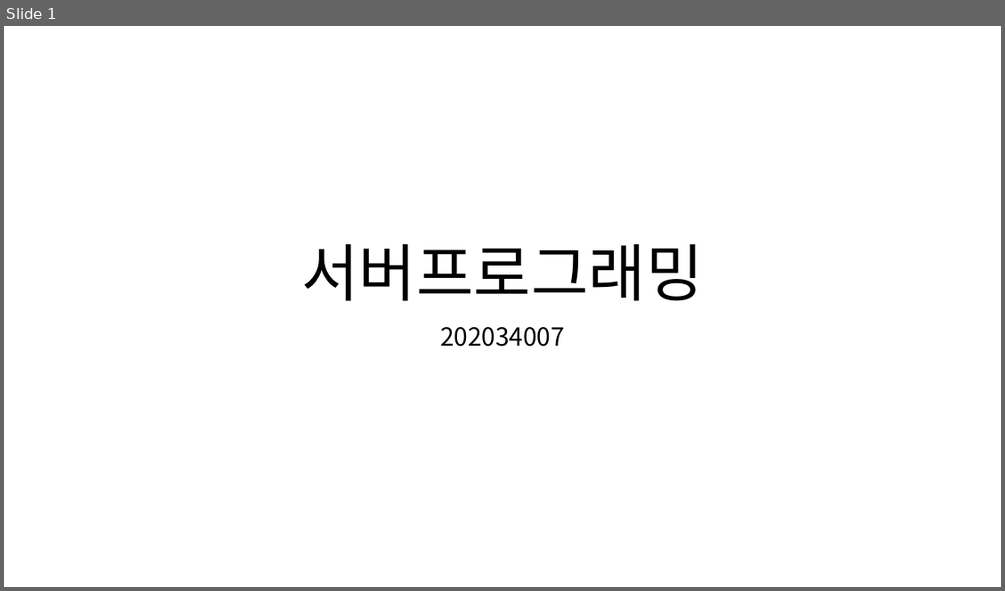
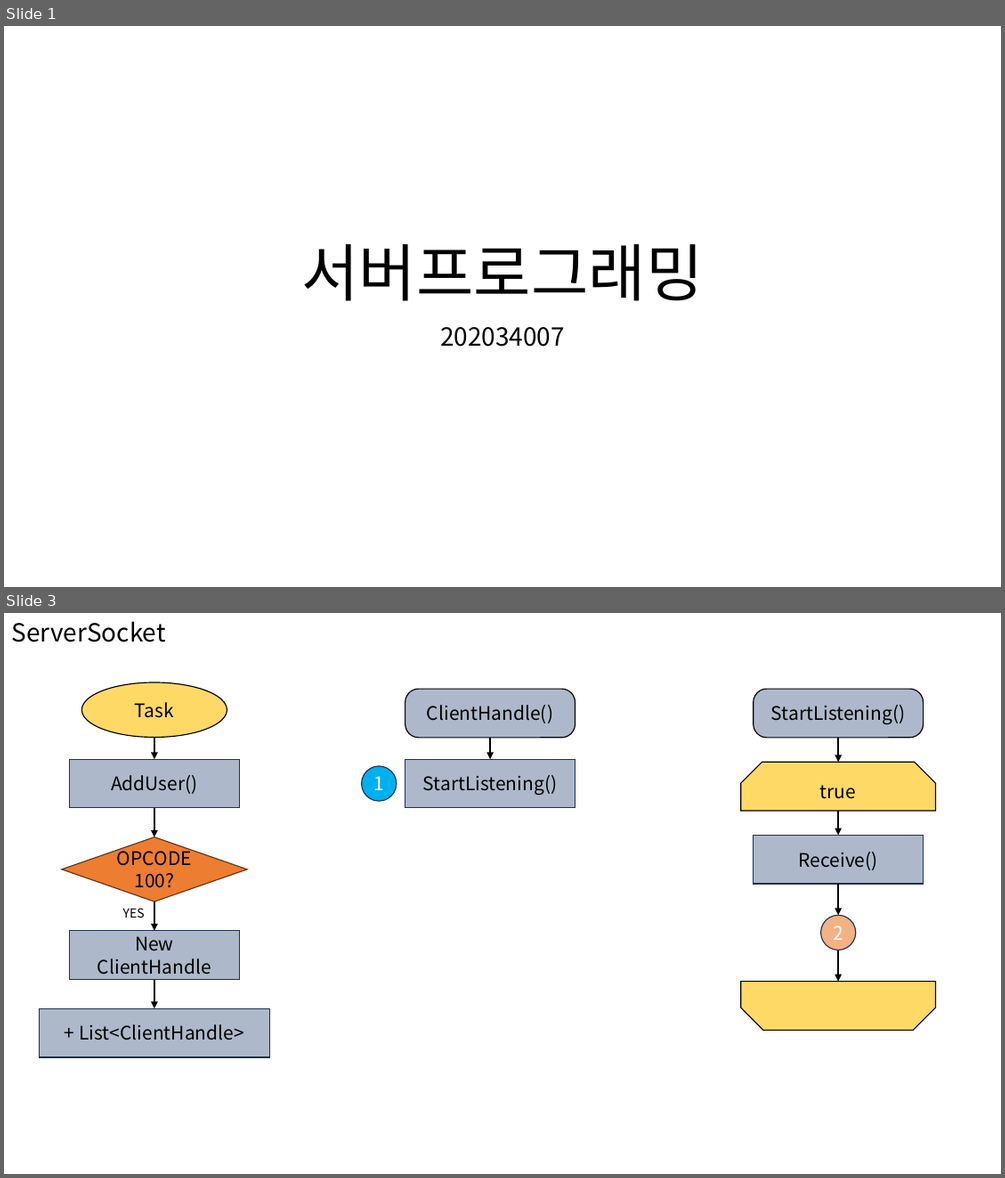
Before and after one commit to rlatjrqja/Server3, a slide deck: 서버프로그래밍.pptx. Shown one above the other, each under a label of ours: slide 1 before the commit, slides 1 and 3 after it; the slides between them are not shown. The pictures are 1005x591 and 1005x1178 pixels, drawn with LibreOffice and Linux fonts; fonts in the diff are those of the drawing. Boxes give left, top, right and bottom in pixels: in the first picture for what was removed or moved away, otherwise in the second. Text is boxed around its words. In the diff, an @@ line names an element or a change of style, - is before the commit and + after.

```diff
--- a/서버프로그래밍.pptx
+++ b/서버프로그래밍.pptx
@@ slide 3 added at [4,613,1001,1174], background #FFFFFF @@
@@ title added at [11,621,165,642], 24 pt, text #000000 @@
+ServerSocket
@@ ellipse added at [81,682,226,737], fill #FFD966, outline #000000 1 pt, 18 pt, text #000000 @@
+Task
@@ rounded rectangle added at [405,689,575,737], fill #ADB9CA, outline #000000 1 pt, 18 pt, text #000000 @@
+ClientHandle()
@@ rounded rectangle added at [753,689,923,737], fill #ADB9CA, outline #000000 1 pt, 18 pt, text #000000 @@
+StartListening()
@@ arrow added from (154, 737) to (154, 759), #000000 2.25 pt @@
@@ arrow added from (490, 737) to (490, 759), #000000 2.25 pt @@
@@ arrow added from (839, 737) to (839, 762), #000000 2.25 pt @@
@@ rectangle added at [70,759,240,807], fill #ADB9CA, outline #1E3256 1 pt, 18 pt, text #000000 @@
+AddUser()
@@ ellipse added at [362,766,396,802], fill #00B0F0, outline #1E3256 1 pt, 18 pt, text #FFFFFF @@
+1
@@ rectangle added at [405,759,575,807], fill #ADB9CA, outline #1E3256 1 pt, 18 pt, text #000000 @@
+StartListening()
@@ snip same rect added at [741,762,936,811], fill #FFD966, outline #000000 1 pt, 18 pt, text #000000 @@
+true
@@ arrow added from (154, 808) to (154, 837), #000000 2.25 pt @@
@@ arrow added from (839, 811) to (839, 835), #000000 2.25 pt @@
@@ diamond added at [62,837,247,901], fill #ED7D31, outline #683715 1 pt, 18 pt, text #000000 @@
+OPCODE 100?
@@ rectangle added at [753,835,923,884], fill #ADB9CA, outline #1E3256 1 pt, 18 pt, text #000000 @@
+Receive()
@@ arrow added from (154, 901) to (154, 931), #000000 2.25 pt @@
@@ arrow added from (839, 884) to (839, 915), #000000 2.25 pt @@
@@ rectangle added at [69,931,239,980], fill #ADB9CA, outline #1E3256 1 pt, 18 pt, text #000000 @@
+New ClientHandle
@@ text added at [123,908,145,917], 12 pt, text #000000 @@
+YES
@@ ellipse added at [821,915,856,950], fill #F4B183, outline #1E3256 1 pt, 18 pt, text #FFFFFF @@
+2
@@ arrow added from (839, 950) to (839, 981), #000000 2.25 pt @@
@@ arrow added from (154, 980) to (154, 1008), #000000 2.25 pt @@
@@ snip same rect added at [741,981,936,1030], fill #FFD966, outline #000000 1 pt @@
@@ rectangle added at [39,1008,269,1057], fill #ADB9CA, outline #1E3256 1 pt, 18 pt, text #000000 @@
++ List<ClientHandle>
```
Also in this commit, not shown: 1 slide changed, 1 other slide added, 2 slides removed.
